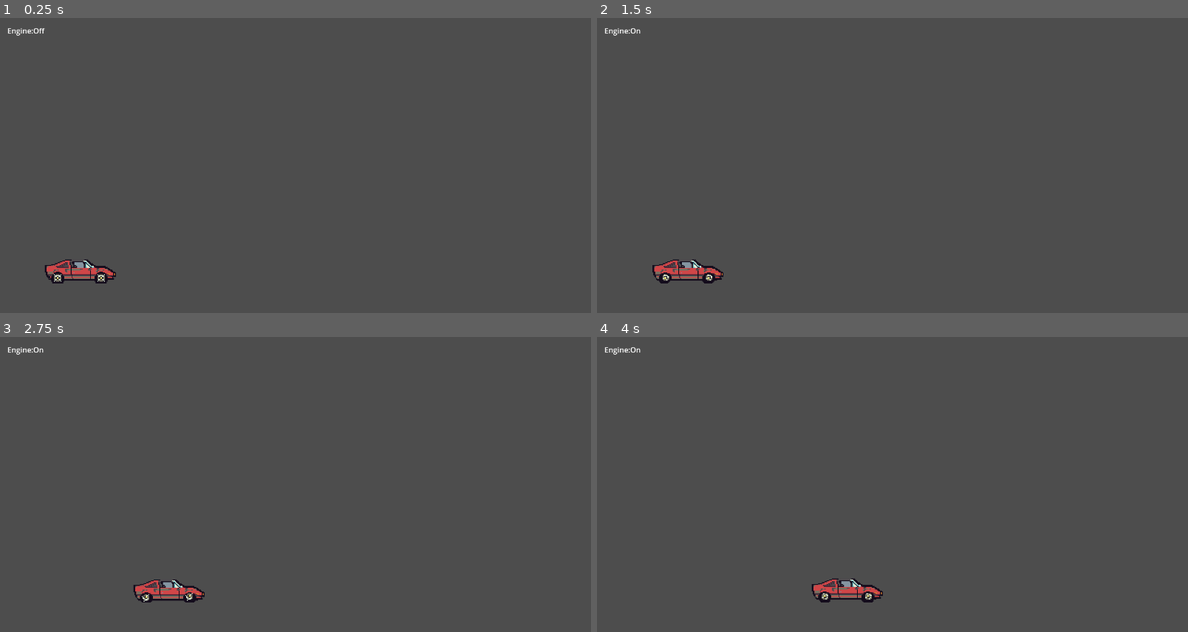
Above: before the commit, frames 1-4 (two rows, left to right).
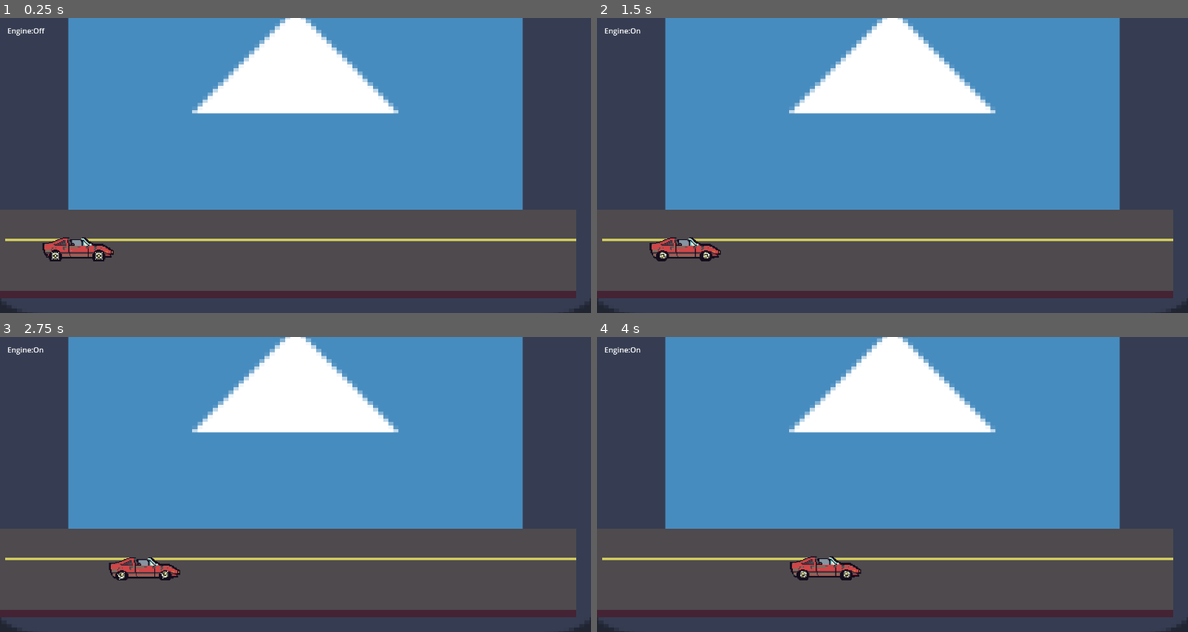
Above: after the commit, the same moments.

Repository: Zokyn/godot-roadtrip-clicker
Game: Godot game, scene res://game.tscn
The game is run twice, just before and just after one commit, with the same random seed, the same clock (stepped at 60 frames per second) and the same inputs. The engine's default icon, where the game draws it, is replaced by a stand-in: a white triangle on a blue panel in a dark square. Sound files missing from this copy of the repository are replaced by a short silence.
Inputs:
- Up to frame 1 (0.25 s): no input
- Up to frame 2 (1.5 s): tap Enter at 0.5 s; hold D (movement_forward) 0.53-1.28 s; hold A (movement_backward) from 1.28 s (still down)
- Up to frame 3 (2.75 s): release A (movement_backward) at 2.03 s; hold D (movement_forward) from 2.03 s (still down)
- Up to frame 4 (4 s): release D (movement_forward) at 3.53 s; hold A (movement_backward) from 3.53 s (still down)

The runs differ from the first frame. In frame 1, 55% of the frame differs, in the area x 0-100%, y 0-100%; in frame 2, 55%; in frame 3, 55%; in frame 4, 55%.

Commit message:
feat: adicionado funcionalidade do Carrinho ir para cima para baixo dentro da estrada

Diff:
--- /dev/null
+++ b/car.tscn
@@ -0,0 +1,250 @@
+[gd_scene load_steps=13 format=3 uid="uid://banmfclsv54rd"]
+
+[ext_resource type="Script" uid="uid://mc7hlvaenme" path="res://little-vehicle.gd" id="1_td361"]
+[ext_resource type="Texture2D" uid="uid://ih38xjj4m4v" path="res://sprites/ferrari-idle-sheet.png" id="2_72krn"]
+[ext_resource type="Texture2D" uid="uid://bf8tf3tllepob" path="res://sprites/ferrari.png" id="3_v0hk8"]
+[ext_resource type="Texture2D" uid="uid://b4vhdw0ece5yj" path="res://sprites/ferrari-gts-running-sheet.png" id="4_mjudg"]
+[ext_resource type="AudioStream" uid="uid://bd6o1owo2eh4b" path="res://audios/car-ignition-1.mp3" id="5_lpol0"]
+
+[sub_resource type="RectangleShape2D" id="RectangleShape2D_e2o6t"]
+size = Vector2(160, 64)
+
+[sub_resource type="Animation" id="Animation_fc0e3"]
+tracks/0/type = "value"
+tracks/0/imported = false
+tracks/0/enabled = true
+tracks/0/path = NodePath("Sprite2D:frame")
+tracks/0/interp = 1
+tracks/0/loop_wrap = true
+tracks/0/keys = {
+"times": PackedFloat32Array(0),
+"transitions": PackedFloat32Array(1),
+"update": 1,
+"values": [0]
+}
+tracks/1/type = "value"
+tracks/1/imported = false
+tracks/1/enabled = true
+tracks/1/path = NodePath("Sprite2D:texture")
+tracks/1/interp = 1
+tracks/1/loop_wrap = true
+tracks/1/keys = {
+"times": PackedFloat32Array(0),
+"transitions": PackedFloat32Array(1),
+"update": 1,
+"values": [ExtResource("3_v0hk8")]
+}
+tracks/2/type = "value"
+tracks/2/imported = false
+tracks/2/enabled = true
+tracks/2/path = NodePath("Sprite2D:vframes")
+tracks/2/interp = 1
+tracks/2/loop_wrap = true
+tracks/2/keys = {
+"times": PackedFloat32Array(0),
+"transitions": PackedFloat32Array(1),
+"update": 1,
+"values": [1]
+}
+tracks/3/type = "value"
+tracks/3/imported = false
+tracks/3/enabled = true
+tracks/3/path = NodePath("Sprite2D:hframes")
+tracks/3/interp = 1
+tracks/3/loop_wrap = true
+tracks/3/keys = {
+"times": PackedFloat32Array(0),
+"transitions": PackedFloat32Array(1),
+"update": 1,
+"values": [1]
+}
+
+[sub_resource type="Animation" id="Animation_e2o6t"]
+resource_name = "engine_off"
+tracks/0/type = "value"
+tracks/0/imported = false
+tracks/0/enabled = true
+tracks/0/path = NodePath("Sprite2D:vframes")
+tracks/0/interp = 1
+tracks/0/loop_wrap = true
+tracks/0/keys = {
+"times": PackedFloat32Array(0),
+"transitions": PackedFloat32Array(1),
+"update": 1,
+"values": [1]
+}
+tracks/1/type = "value"
+tracks/1/imported = false
+tracks/1/enabled = true
+tracks/1/path = NodePath("Sprite2D:frame")
+tracks/1/interp = 1
+tracks/1/loop_wrap = true
+tracks/1/keys = {
+"times": PackedFloat32Array(0),
+"transitions": PackedFloat32Array(1),
+"update": 1,
+"values": [0]
+}
+tracks/2/type = "value"
+tracks/2/imported = false
+tracks/2/enabled = true
+tracks/2/path = NodePath("Sprite2D:texture")
+tracks/2/interp = 1
+tracks/2/loop_wrap = true
+tracks/2/keys = {
+"times": PackedFloat32Array(0),
+"transitions": PackedFloat32Array(1),
+"update": 1,
+"values": [ExtResource("3_v0hk8")]
+}
+tracks/3/type = "value"
+tracks/3/imported = false
+tracks/3/enabled = true
+tracks/3/path = NodePath("Sprite2D:hframes")
+tracks/3/interp = 1
+tracks/3/loop_wrap = true
+tracks/3/keys = {
+"times": PackedFloat32Array(0),
+"transitions": PackedFloat32Array(1),
+"update": 1,
+"values": [1]
+}
+
+[sub_resource type="Animation" id="Animation_feb5d"]
+resource_name = "engine_on_animation"
+length = 1.7
+loop_mode = 1
+tracks/0/type = "value"
+tracks/0/imported = false
+tracks/0/enabled = true
+tracks/0/path = NodePath("Sprite2D:frame")
+tracks/0/interp = 1
+tracks/0/loop_wrap = true
+tracks/0/keys = {
+"times": PackedFloat32Array(0, 0.0617135, 0.133333, 0.183333, 0.233333, 0.3, 0.333333, 0.366667, 0.4, 0.433333, 0.466667, 0.5, 0.533333, 0.566667, 0.6, 0.633333, 0.666667, 0.7, 0.733333, 0.766667, 0.8, 0.833333, 0.866667, 0.9, 0.933333, 0.966667, 1, 1.03333, 1.06667, 1.1, 1.13333, 1.16667, 1.2, 1.23333, 1.26667, 1.3, 1.33333, 1.36667, 1.4, 1.43333, 1.46667, 1.5, 1.53333, 1.56667, 1.6, 1.63333, 1.65833, 1.68333),
+"transitions": PackedFloat32Array(1, 1, 1, 1, 1, 1, 1, 1, 1, 1, 1, 1, 1, 1, 1, 1, 1, 1, 1, 1, 1, 1, 1, 1, 1, 1, 1, 1, 1, 1, 1, 1, 1, 1, 1, 1, 1, 1, 1, 1, 1, 1, 1, 1, 1, 1, 1, 1),
+"update": 1,
+"values": [0, 1, 2, 3, 4, 6, 8, 10, 12, 14, 16, 18, 20, 22, 24, 26, 28, 30, 32, 34, 36, 38, 40, 42, 44, 46, 48, 50, 52, 54, 56, 58, 60, 62, 64, 66, 68, 70, 72, 74, 76, 78, 80, 82, 84, 86, 88, 90]
+}
+tracks/1/type = "value"
+tracks/1/imported = false
+tracks/1/enabled = true
+tracks/1/path = NodePath("Sprite2D:texture")
+tracks/1/interp = 1
+tracks/1/loop_wrap = true
+tracks/1/keys = {
+"times": PackedFloat32Array(0),
+"transitions": PackedFloat32Array(1),
+"update": 1,
+"values": [ExtResource("2_72krn")]
+}
+tracks/2/type = "value"
+tracks/2/imported = false
+tracks/2/enabled = true
+tracks/2/path = NodePath("Sprite2D:hframes")
+tracks/2/interp = 1
+tracks/2/loop_wrap = true
+tracks/2/keys = {
+"times": PackedFloat32Array(0),
+"transitions": PackedFloat32Array(1),
+"update": 1,
+"values": [5]
+}
+tracks/3/type = "value"
+tracks/3/imported = false
+tracks/3/enabled = true
+tracks/3/path = NodePath("Sprite2D:vframes")
+tracks/3/interp = 1
+tracks/3/loop_wrap = true
+tracks/3/keys = {
+"times": PackedFloat32Array(0),
+"transitions": PackedFloat32Array(1),
+"update": 1,
+"values": [19]
+}
+
+[sub_resource type="Animation" id="Animation_ryrav"]
+resource_name = "running_forward"
+length = 2.4
+loop_mode = 1
+tracks/0/type = "value"
+tracks/0/imported = false
+tracks/0/enabled = true
+tracks/0/path = NodePath("Sprite2D:texture")
+tracks/0/interp = 1
+tracks/0/loop_wrap = true
+tracks/0/keys = {
+"times": PackedFloat32Array(0),
+"transitions": PackedFloat32Array(1),
+"update": 1,
+"values": [ExtResource("4_mjudg")]
+}
+tracks/1/type = "value"
+tracks/1/imported = false
+tracks/1/enabled = true
+tracks/1/path = NodePath("Sprite2D:vframes")
+tracks/1/interp = 1
+tracks/1/loop_wrap = true
+tracks/1/keys = {
+"times": PackedFloat32Array(0),
+"transitions": PackedFloat32Array(1),
+"update": 1,
+"values": [4]
+}
+tracks/2/type = "value"
+tracks/2/imported = false
+tracks/2/enabled = true
+tracks/2/path = NodePath("Sprite2D:frame")
+tracks/2/interp = 1
+tracks/2/loop_wrap = true
+tracks/2/keys = {
+"times": PackedFloat32Array(0, 0.0666667, 0.166667, 0.233333, 0.333333, 0.4, 0.466667, 0.566667, 0.633333, 0.833333, 0.933333, 1.06667, 1.36667, 1.46667, 1.63333, 1.73333, 2.06667, 2.23333),
+"transitions": PackedFloat32Array(1, 1, 1, 1, 1, 1, 1, 1, 1, 1, 1, 1, 1, 1, 1, 1, 1, 1),
+"update": 1,
+"values": [0, 1, 2, 3, 4, 5, 6, 7, 8, 9, 10, 11, 12, 13, 14, 15, 16, 17]
+}
+
+[sub_resource type="AnimationLibrary" id="AnimationLibrary_7jktm"]
+_data = {
+&"RESET": SubResource("Animation_fc0e3"),
+&"engine_off": SubResource("Animation_e2o6t"),
+&"engine_on_animation": SubResource("Animation_feb5d"),
+&"running_forward": SubResource("Animation_ryrav")
+}
+
+[sub_resource type="RectangleShape2D" id="RectangleShape2D_eow3j"]
+size = Vector2(128, 20)
+
+[node name="Car" type="RigidBody2D"]
+script = ExtResource("1_td361")
+
+[node name="Sprite2D" type="Sprite2D" parent="."]
+scale = Vector2(2, 2)
+texture = ExtResource("3_v0hk8")
+
+[node name="CollisionShape2D" type="CollisionShape2D" parent="."]
+modulate = Color(0.278431, 0.278431, 0.278431, 0)
+shape = SubResource("RectangleShape2D_e2o6t")
+
+[node name="AnimationPlayer" type="AnimationPlayer" parent="."]
+libraries = {
+&"": SubResource("AnimationLibrary_7jktm")
+}
+
+[node name="AudioStreamPlayer" type="AudioStreamPlayer2D" parent="."]
+stream = ExtResource("5_lpol0")
+
+[node name="TimerEngineStarting" type="Timer" parent="."]
+wait_time = 2.5
+one_shot = true
+
+[node name="Wheels" type="Area2D" parent="."]
+position = Vector2(0, 24)
+
+[node name="CollisionShape2D" type="CollisionShape2D" parent="Wheels"]
+modulate = Color(0.0990306, 0.0389328, 0.00976566, 1)
+shape = SubResource("RectangleShape2D_eow3j")
+
+[connection signal="finished" from="AudioStreamPlayer" to="." method="_on_engine_start_audio_finished"]
+[connection signal="timeout" from="TimerEngineStarting" to="." method="_on_engine_starting_timeout"]
+[connection signal="area_entered" from="Wheels" to="." method="_on_wheels_area_entered"]
--- a/game.gd
+++ b/game.gd
@@ -1,12 +1,13 @@
 extends Node2D
 
-@onready var car_object = $Car
+@onready var Car = $Car
+@onready var Road = $Road
 @onready var engine_label: Label = $HUD/EngineStateLabel
 
 func _process(delta: float) -> void:
-	if car_object.engine_on and not car_object.engine_starting:
+	if Car.engine_is_running and not Car.engine_starting:
 		engine_label.text = "On"
-	elif not car_object.engine_on and car_object.engine_starting:
+	elif not Car.engine_is_running and Car.engine_starting:
 		engine_label.text = "Starting"
 	else:
 		engine_label.text = "Off"
--- a/game.tscn
+++ b/game.tscn
@@ -1,273 +1,47 @@
-[gd_scene load_steps=16 format=3 uid="uid://bbk6sju1i0iiq"]
+[gd_scene load_steps=7 format=3 uid="uid://bbk6sju1i0iiq"]
 
-[ext_resource type="Script" uid="uid://mc7hlvaenme" path="res://little-vehicle.gd" id="1_e2o6t"]
 [ext_resource type="Script" uid="uid://mj1y7wp0rmkl" path="res://game.gd" id="1_fc0e3"]
-[ext_resource type="Texture2D" uid="uid://ih38xjj4m4v" path="res://sprites/ferrari-idle-sheet.png" id="2_e2o6t"]
-[ext_resource type="AudioStream" uid="uid://bd6o1owo2eh4b" path="res://audios/car-ignition-1.mp3" id="3_feb5d"]
-[ext_resource type="Texture2D" uid="uid://b4vhdw0ece5yj" path="res://sprites/ferrari-gts-running-sheet.png" id="4_7jktm"]
-[ext_resource type="Texture2D" uid="uid://bf8tf3tllepob" path="res://sprites/ferrari.png" id="4_eow3j"]
+[ext_resource type="Texture2D" uid="uid://cei86wp4atl31" path="res://icon.svg" id="2_fc0e3"]
+[ext_resource type="PackedScene" uid="uid://banmfclsv54rd" path="res://car.tscn" id="3_feb5d"]
 [ext_resource type="Texture2D" uid="uid://cequ603jtgw3m" path="res://sprites/ferrari-road-solid.png" id="6_ryrav"]
 
-[sub_resource type="RectangleShape2D" id="RectangleShape2D_e2o6t"]
-size = Vector2(160, 64)
-
-[sub_resource type="Animation" id="Animation_fc0e3"]
-tracks/0/type = "value"
-tracks/0/imported = false
-tracks/0/enabled = true
-tracks/0/path = NodePath("Sprite2D:frame")
-tracks/0/interp = 1
-tracks/0/loop_wrap = true
-tracks/0/keys = {
-"times": PackedFloat32Array(0),
-"transitions": PackedFloat32Array(1),
-"update": 1,
-"values": [0]
-}
-tracks/1/type = "value"
-tracks/1/imported = false
-tracks/1/enabled = true
-tracks/1/path = NodePath("Sprite2D:texture")
-tracks/1/interp = 1
-tracks/1/loop_wrap = true
-tracks/1/keys = {
-"times": PackedFloat32Array(0),
-"transitions": PackedFloat32Array(1),
-"update": 1,
-"values": [ExtResource("2_e2o6t")]
-}
-tracks/2/type = "value"
-tracks/2/imported = false
-tracks/2/enabled = true
-tracks/2/path = NodePath("Sprite2D:vframes")
-tracks/2/interp = 1
-tracks/2/loop_wrap = true
-tracks/2/keys = {
-"times": PackedFloat32Array(0),
-"transitions": PackedFloat32Array(1),
-"update": 1,
-"values": [3]
-}
-tracks/3/type = "value"
-tracks/3/imported = false
-tracks/3/enabled = true
-tracks/3/path = NodePath("Sprite2D:hframes")
-tracks/3/interp = 1
-tracks/3/loop_wrap = true
-tracks/3/keys = {
-"times": PackedFloat32Array(0),
-"transitions": PackedFloat32Array(1),
-"update": 1,
-"values": [1]
-}
-
-[sub_resource type="Animation" id="Animation_e2o6t"]
-resource_name = "engine_off"
-tracks/0/type = "value"
-tracks/0/imported = false
-tracks/0/enabled = true
-tracks/0/path = NodePath("Sprite2D:vframes")
-tracks/0/interp = 1
-tracks/0/loop_wrap = true
-tracks/0/keys = {
-"times": PackedFloat32Array(0),
-"transitions": PackedFloat32Array(1),
-"update": 1,
-"values": [1]
-}
-tracks/1/type = "value"
-tracks/1/imported = false
-tracks/1/enabled = true
-tracks/1/path = NodePath("Sprite2D:frame")
-tracks/1/interp = 1
-tracks/1/loop_wrap = true
-tracks/1/keys = {
-"times": PackedFloat32Array(0),
-"transitions": PackedFloat32Array(1),
-"update": 1,
-"values": [0]
-}
-tracks/2/type = "value"
-tracks/2/imported = false
-tracks/2/enabled = true
-tracks/2/path = NodePath("Sprite2D:texture")
-tracks/2/interp = 1
-tracks/2/loop_wrap = true
-tracks/2/keys = {
-"times": PackedFloat32Array(0),
-"transitions": PackedFloat32Array(1),
-"update": 1,
-"values": [ExtResource("4_eow3j")]
-}
-tracks/3/type = "value"
-tracks/3/imported = false
-tracks/3/enabled = true
-tracks/3/path = NodePath("Sprite2D:hframes")
-tracks/3/interp = 1
-tracks/3/loop_wrap = true
-tracks/3/keys = {
-"times": PackedFloat32Array(0),
-"transitions": PackedFloat32Array(1),
-"update": 1,
-"values": [1]
-}
-
-[sub_resource type="Animation" id="Animation_feb5d"]
-resource_name = "engine_on_animation"
-length = 1.7
-loop_mode = 1
-tracks/0/type = "value"
-tracks/0/imported = false
-tracks/0/enabled = true
-tracks/0/path = NodePath("Sprite2D:frame")
-tracks/0/interp = 1
-tracks/0/loop_wrap = true
-tracks/0/keys = {
-"times": PackedFloat32Array(0, 0.0617135, 0.133333, 0.183333, 0.233333, 0.3, 0.333333, 0.366667, 0.4, 0.433333, 0.466667, 0.5, 0.533333, 0.566667, 0.6, 0.633333, 0.666667, 0.7, 0.733333, 0.766667, 0.8, 0.833333, 0.866667, 0.9, 0.933333, 0.966667, 1, 1.03333, 1.06667, 1.1, 1.13333, 1.16667, 1.2, 1.23333, 1.26667, 1.3, 1.33333, 1.36667, 1.4, 1.43333, 1.46667, 1.5, 1.53333, 1.56667, 1.6, 1.63333, 1.65833, 1.68333),
-"transitions": PackedFloat32Array(1, 1, 1, 1, 1, 1, 1, 1, 1, 1, 1, 1, 1, 1, 1, 1, 1, 1, 1, 1, 1, 1, 1, 1, 1, 1, 1, 1, 1, 1, 1, 1, 1, 1, 1, 1, 1, 1, 1, 1, 1, 1, 1, 1, 1, 1, 1, 1),
-"update": 1,
-"values": [0, 1, 2, 3, 4, 6, 8, 10, 12, 14, 16, 18, 20, 22, 24, 26, 28, 30, 32, 34, 36, 38, 40, 42, 44, 46, 48, 50, 52, 54, 56, 58, 60, 62, 64, 66, 68, 70, 72, 74, 76, 78, 80, 82, 84, 86, 88, 90]
-}
-tracks/1/type = "value"
-tracks/1/imported = false
-tracks/1/enabled = true
-tracks/1/path = NodePath("Sprite2D:texture")
-tracks/1/interp = 1
-tracks/1/loop_wrap = true
-tracks/1/keys = {
-"times": PackedFloat32Array(0),
-"transitions": PackedFloat32Array(1),
-"update": 1,
-"values": [ExtResource("2_e2o6t")]
-}
-tracks/2/type = "value"
-tracks/2/imported = false
-tracks/2/enabled = true
-tracks/2/path = NodePath("Sprite2D:hframes")
-tracks/2/interp = 1
-tracks/2/loop_wrap = true
-tracks/2/keys = {
-"times": PackedFloat32Array(0),
-"transitions": PackedFloat32Array(1),
-"update": 1,
-"values": [5]
-}
-tracks/3/type = "value"
-tracks/3/imported = false
-tracks/3/enabled = true
-tracks/3/path = NodePath("Sprite2D:vframes")
-tracks/3/interp = 1
-tracks/3/loop_wrap = true
-tracks/3/keys = {
-"times": PackedFloat32Array(0),
-"transitions": PackedFloat32Array(1),
-"update": 1,
-"values": [19]
-}
-
-[sub_resource type="Animation" id="Animation_ryrav"]
-resource_name = "running_forward"
-length = 2.4
-loop_mode = 1
-tracks/0/type = "value"
-tracks/0/imported = false
-tracks/0/enabled = true
-tracks/0/path = NodePath("Sprite2D:texture")
-tracks/0/interp = 1
-tracks/0/loop_wrap = true
-tracks/0/keys = {
-"times": PackedFloat32Array(0),
-"transitions": PackedFloat32Array(1),
-"update": 1,
-"values": [ExtResource("4_7jktm")]
-}
-tracks/1/type = "value"
-tracks/1/imported = false
-tracks/1/enabled = true
-tracks/1/path = NodePath("Sprite2D:vframes")
-tracks/1/interp = 1
-tracks/1/loop_wrap = true
-tracks/1/keys = {
-"times": PackedFloat32Array(0),
-"transitions": PackedFloat32Array(1),
-"update": 1,
-"values": [4]
-}
-tracks/2/type = "value"
-tracks/2/imported = false
-tracks/2/enabled = true
-tracks/2/path = NodePath("Sprite2D:frame")
-tracks/2/interp = 1
-tracks/2/loop_wrap = true
-tracks/2/keys = {
-"times": PackedFloat32Array(0, 0.0666667, 0.166667, 0.233333, 0.333333, 0.4, 0.466667, 0.566667, 0.633333, 0.833333, 0.933333, 1.06667, 1.36667, 1.46667, 1.63333, 1.73333, 2.06667, 2.23333),
-"transitions": PackedFloat32Array(1, 1, 1, 1, 1, 1, 1, 1, 1, 1, 1, 1, 1, 1, 1, 1, 1, 1),
-"update": 1,
-"values": [0, 1, 2, 3, 4, 5, 6, 7, 8, 9, 10, 11, 12, 13, 14, 15, 16, 17]
-}
-
-[sub_resource type="AnimationLibrary" id="AnimationLibrary_7jktm"]
-_data = {
-&"RESET": SubResource("Animation_fc0e3"),
-&"engine_off": SubResource("Animation_e2o6t"),
-&"engine_on_animation": SubResource("Animation_feb5d"),
-&"running_forward": SubResource("Animation_ryrav")
-}
-
 [sub_resource type="RectangleShape2D" id="RectangleShape2D_7jktm"]
-size = Vector2(1280, 192)
+size = Vector2(1273.32, 144)
 
 [sub_resource type="RectangleShape2D" id="RectangleShape2D_feb5d"]
 size = Vector2(88, 288)
 
-[node name="Node2D" type="Node2D"]
+[node name="Game" type="Node2D"]
 script = ExtResource("1_fc0e3")
 
-[node name="Car" type="RigidBody2D" parent="."]
-position = Vector2(168, 672)
-script = ExtResource("1_e2o6t")
+[node name="Sprite2D" type="Sprite2D" parent="."]
+position = Vector2(640, 192)
+scale = Vector2(11.175, 7.555)
+texture = ExtResource("2_fc0e3")
 
-[node name="Sprite2D" type="Sprite2D" parent="Car"]
-scale = Vector2(2, 2)
-texture = ExtResource("2_e2o6t")
-vframes = 3
-
-[node name="CollisionShape2D" type="CollisionShape2D" parent="Car"]
-shape = SubResource("RectangleShape2D_e2o6t")
-
-[node name="AnimationPlayer" type="AnimationPlayer" parent="Car"]
-libraries = {
-&"": SubResource("AnimationLibrary_7jktm")
-}
-
-[node name="AudioStreamPlayer" type="AudioStreamPlayer2D" parent="Car"]
-stream = ExtResource("3_feb5d")
-
-[node name="TimerEngineStarting" type="Timer" parent="Car"]
-wait_time = 2.5
-one_shot = true
-
-[node name="Road" type="StaticBody2D" parent="."]
-position = Vector2(576, 592)
+[node name="Road" type="Area2D" parent="."]
+position = Vector2(608, 512)
 
 [node name="Sprite2D" type="Sprite2D" parent="Road"]
-visible = false
-position = Vector2(64, 80)
 texture = ExtResource("6_ryrav")
 
 [node name="CollisionShape2D" type="CollisionShape2D" parent="Road"]
-position = Vector2(64, 80)
+modulate = Color(0.211765, 0.211765, 0.211765, 0.894118)
+position = Vector2(0, -8)
 shape = SubResource("RectangleShape2D_7jktm")
 
+[node name="Car" parent="." node_paths=PackedStringArray("Road") instance=ExtResource("3_feb5d")]
+position = Vector2(168, 496)
+Road = NodePath("../Road")
+
 [node name="Backwards Limit" type="StaticBody2D" parent="."]
-position = Vector2(576, 584)
+position = Vector2(-16, 472)
 
 [node name="CollisionShape2D" type="CollisionShape2D" parent="Backwards Limit"]
-position = Vector2(-528, 64)
 shape = SubResource("RectangleShape2D_feb5d")
 
 [node name="Forwards Limit" type="StaticBody2D" parent="."]
-position = Vector2(1768, 584)
+position = Vector2(1768, 408)
 
 [node name="CollisionShape2D" type="CollisionShape2D" parent="Forwards Limit"]
 position = Vector2(-528, 56)
@@ -286,6 +60,3 @@
 offset_right = 96.0
 offset_bottom = 23.0
 text = "On"
-
-[connection signal="finished" from="Car/AudioStreamPlayer" to="Car" method="_on_engine_start_audio_finished"]
-[connection signal="timeout" from="Car/TimerEngineStarting" to="Car" method="_on_engine_starting_timeout"]
--- a/little-vehicle.gd
+++ b/little-vehicle.gd
@@ -1,56 +1,99 @@
 extends RigidBody2D
 
-@export var engine_on: bool = false;
+@export var engine_is_running: bool = false;
 @export var engine_starting: bool = false;
 @onready var engine_sound: AudioStreamPlayer2D = $AudioStreamPlayer
+
+@onready var Wheels: Area2D = $Wheels;
 
 var engine_start_stream: AudioStream = preload("res://audios/car-ignition-0.wav")
 var engine_running_stream: AudioStream = preload("res://audios/car-engine-on.wav")
 
+@export var gravity_factor: int = 0;
 @export var speed: float = 300
+@export var steer_speed: float = 149
+@export var Road: Area2D
+
+var road_rect: Rect2
+
+var on_road;
 
 var volume_fade_factor := 1
 var volume_max := 20.00 #decibéis
 var volume_min := 5.00  #decibéis
 
+func _ready() -> void:
+	gravity_scale = gravity_factor;
 
-func _ready() -> void:
-	engine_on = false;
+	engine_is_running = false;
 	engine_starting = false;
+
 	$AnimationPlayer.play("engine_off")
 	$AnimationPlayer.stop();
 
+	var road_shape = Road.get_node("CollisionShape2D").shape
+
+	if road_shape is RectangleShape2D:
+		var pos = Road.global_position;
+		road_rect = Rect2(pos - road_shape.extents, road_shape.extents * 2)
+
 func _physics_process(delta: float) -> void:
-	var direction := 0.0
-
-	# Forward Movement
+	var direction := 0.0 # 	x linear velocity
+	var steering := 0.0 # 	y liner velocity
+	# Accel Movement -> foward
 	if Input.is_action_pressed("movement_forward"):
-		if (not engine_starting and not engine_on):
+		if (not engine_starting and not engine_is_running):
 			turn_engine_on();
-		elif (not engine_starting and engine_on):
+		elif (not engine_starting and engine_is_running):
 			direction += 1.0
 
+	# Rear Movement <- backward
 	elif Input.is_action_pressed("movement_backward"):
-		#direction += -1.0
 		#turn_engine_on(false);
 		if (engine_starting):
 			turn_engine_off()
-		elif (engine_on and not engine_starting):
+		elif (engine_is_running and not engine_starting):
 			direction += -0.5
 
-	linear_velocity.x = direction * speed;
+
+	if on_road and engine_is_running:
+		var movement = Vector2(direction * speed, steering * steer_speed);
+
+		var steer_up = global_position + Vector2(position.x, (-1.0 * steer_speed)) * delta
+		var steer_down = global_position + Vector2(position.x, (1.0 * steer_speed)) * delta
+
+		if Input.is_action_pressed("steering_upwards") and road_rect.has_point(steer_up): 	# Up Steering ^ upwards
+				#if (position + (steergin * steer_speed) > road
+			steering = -1.0;
+		elif Input.is_action_pressed("steering_downwards") and road_rect.has_point(steer_down): 	# Down Steering
+			steering = 1.0;
+
+			#linear_velocity.y = steering * steer_speed;
+		else:
+			steering = 0.0;
+
+
+
+		linear_velocity.y = steering * steer_speed;
+		linear_velocity.x = direction * speed;
 
 func _process(delta: float) -> void:
 	if (engine_starting):
-		engine_sound.volume_db -= volume_fade_factor * delta
-	elif (engine_on and not engine_starting):
+		engine_sound.volume_db = 1.0
+	elif (engine_is_running and not engine_starting):
 		if(engine_sound.volume_db <= volume_max and engine_sound.volume_db > volume_min):
 			engine_sound.volume_db += volume_fade_factor * delta
 		elif(engine_sound.volume_db >= volume_min):
 			engine_sound.volume_db -= volume_fade_factor * delta
 	else:
 		engine_sound.volume_db = 0;
+
+	# Keep master volume down
+	$AudioStreamPlayer.volume_db *= 0.5
+
 	pass
+
+# My Functions
 
 func turn_engine_on() -> void:
 	engine_starting = true;
@@ -59,11 +102,11 @@
 	engine_sound.volume_db = volume_max
 	engine_sound.play()
 	$AnimationPlayer.play("engine_on_animation");
-	#engine_on = true;
+	#engine_is_running = true;
 
 
 func turn_engine_off() -> void:
-	engine_on = false;
+	engine_is_running = false;
 	engine_starting = false;
 	engine_sound.stop()
 	$AnimationPlayer.play("engine_off");
@@ -71,7 +114,7 @@
 
 
 func turn_engine_running() -> void:
-	engine_on = true;
+	engine_is_running = true;
 	engine_sound.stream = engine_running_stream
 	engine_sound.volume_db = volume_max
 	engine_sound.autoplay = true;
@@ -79,7 +122,7 @@
 	$AnimationPlayer.play("running_forward")
 
 func _on_engine_start_audio_finished() -> void:
-	engine_on = true;
+	engine_is_running = true;
 	engine_starting = false;
 
 	turn_engine_running()
@@ -87,8 +130,15 @@
 
 
 func _on_engine_starting_timeout() -> void:
-	engine_on = true;
+	engine_is_running = true;
 	engine_starting = false;
 
 	turn_engine_running()
 	pass # Replace with function body.
+
+
+func _on_wheels_area_entered(area: Area2D) -> void:
+	if (area == Road):
+		on_road = true;
+
+	pass # Replace with function body.
--- a/project.godot
+++ b/project.godot
@@ -40,6 +40,18 @@
 "events": [Object(InputEventKey,"resource_local_to_scene":false,"resource_name":"","device":-1,"window_id":0,"alt_press …(191 unchanged characters)…
 ]
 }
+steering_upwards={
+"deadzone": 0.2,
+"events": [Object(InputEventKey,"resource_local_to_scene":false,"resource_name":"","device":-1,"window_id":0,"alt_pressed":false,"shift_pressed":false,"ctrl_pressed":false,"meta_pressed":false,"pressed":false,"keycode":0,"physical_keycode":87,"key_label":0,"unicode":119,"location":0,"echo":false,"script":null)
+, Object(InputEventKey,"resource_local_to_scene":false,"resource_name":"","device":-1,"window_id":0,"alt_pressed":false,"shift_pressed":false,"ctrl_pressed":false,"meta_pressed":false,"pressed":false,"keycode":0,"physical_keycode":4194320,"key_label":0,"unicode":0,"location":0,"echo":false,"script":null)
+]
+}
+steering_downwards={
+"deadzone": 0.2,
+"events": [Object(InputEventKey,"resource_local_to_scene":false,"resource_name":"","device":-1,"window_id":0,"alt_pressed":false,"shift_pressed":false,"ctrl_pressed":false,"meta_pressed":false,"pressed":false,"keycode":0,"physical_keycode":83,"key_label":0,"unicode":115,"location":0,"echo":false,"script":null)
+, Object(InputEventKey,"resource_local_to_scene":false,"resource_name":"","device":-1,"window_id":0,"alt_pressed":false,"shift_pressed":false,"ctrl_pressed":false,"meta_pressed":false,"pressed":false,"keycode":0,"physical_keycode":4194322,"key_label":0,"unicode":0,"location":0,"echo":false,"script":null)
+]
+}
 
 [rendering]
 
